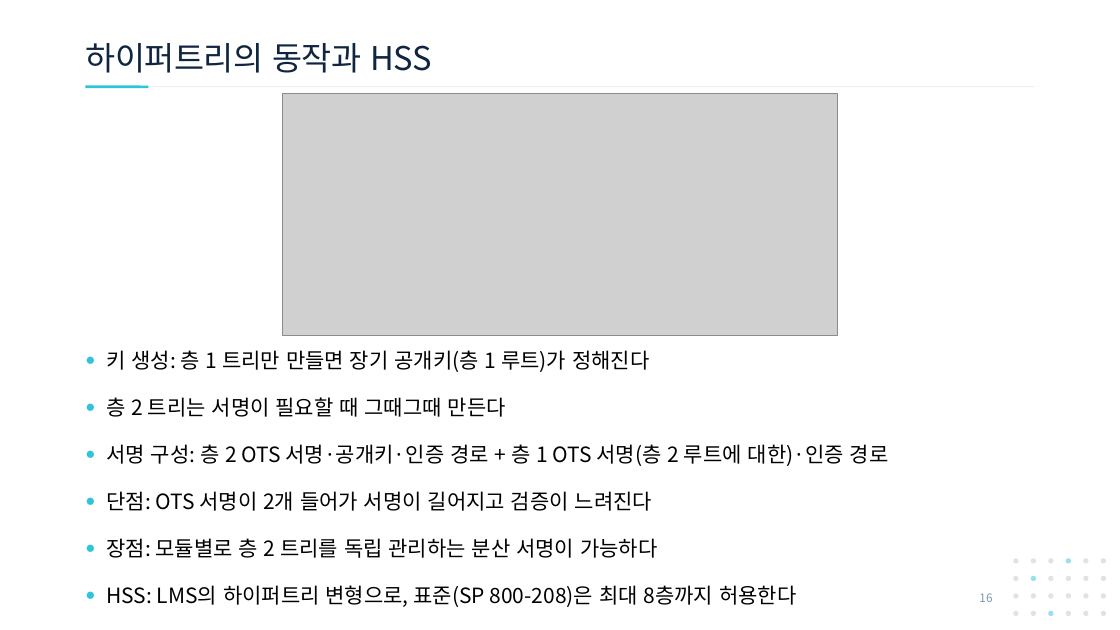
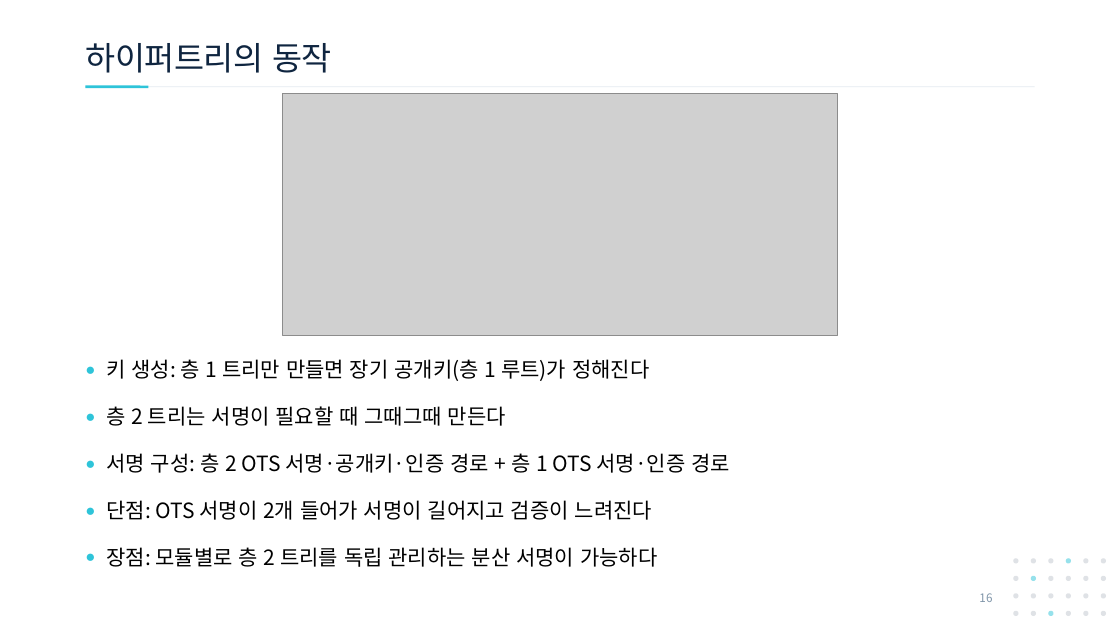
Before and after one commit to giyuubin/PQC, a slide deck: slide 16 of presentation/1001_16-17_Winternitz-Merkle-LMS.pptx. Drawn at 1120x630 pixels with LibreOffice and Linux fonts; fonts in the diff are those of the drawing; grey boxes stand for pictures. Boxes give left, top, right and bottom in pixels: in the first picture for what was removed or moved away, otherwise in the second. Text is boxed around its words. In the diff, an @@ line names an element or a change of style, - is before the commit and + after.

```diff
--- a/presentation/1001_16-17_Winternitz-Merkle-LMS.pptx
+++ b/presentation/1001_16-17_Winternitz-Merkle-LMS.pptx
@@ title at (85,43,332,73): text changed @@
-하이퍼트리의 동작과 HSS
+하이퍼트리의 동작
@@ text "키 생성: 층 1 트리만 ...": place and size @@
-text "키 생성: 층 1 트리만 ..." at (106,350,889,607)
+text "키 생성: 층 1 트리만 ..." at (106,359,730,567)
@@ text at (106,453,730,473): text changed @@
-● 서명 구성: 층 2 OTS 서명·공개키·인증 경로 + 층 1 OTS 서명(층 2 루트에 대한)·인증 경로
+● 서명 구성: 층 2 OTS 서명·공개키·인증 경로 + 층 1 OTS 서명·인증 경로
@@ text at (106,585,796,607): paragraph removed @@
-● HSS: LMS의 하이퍼트리 변형으로, 표준(SP 800-208)은 최대 8층까지 허용한다
```
Also in this commit, not shown: 8 other slides changed.
